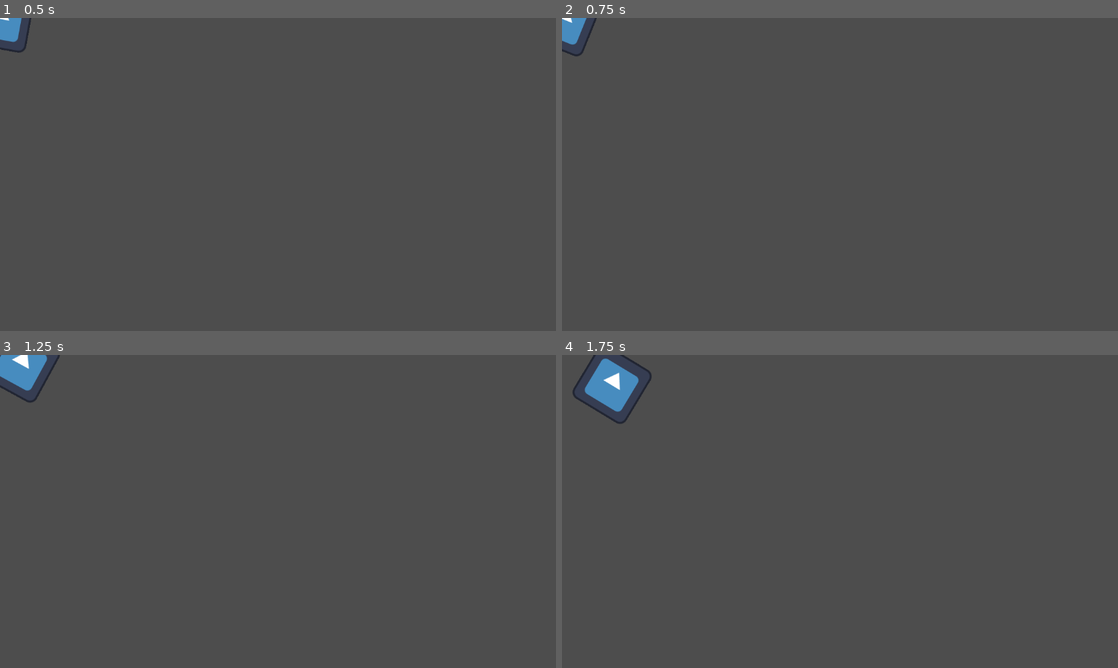
Above: before the commit, frames 1-4 (two rows, left to right).
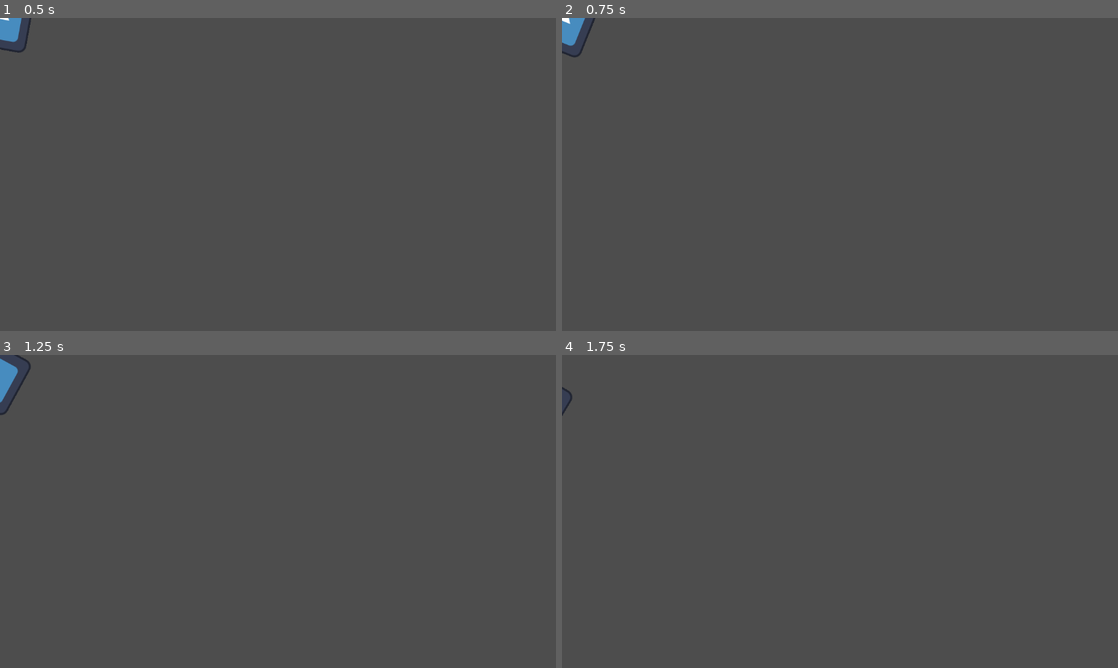
Above: after the commit, the same moments.

Repository: Statdk/rocket-rogue
Game: Godot game, scene res://player.tscn
Same seed, same stepped clock (60 frames per second), same inputs: the game is played once before the commit and once after it. The engine's default icon, where the game draws it, is replaced by a stand-in: a white triangle on a blue panel in a dark square.
Inputs (mouse positions are in pixels of both pictures, inside the frame that each line leads up to):
- Up to frame 1 (0.5 s): no input
- Up to frame 2 (0.75 s): move the mouse to (962, 158) at 0.52 s; hold D (move_right) from 0.53 s (still down)
- Up to frame 3 (1.25 s): keep holding D (move_right)
- Up to frame 4 (1.75 s): move the mouse to (728, 527) at 1.27 s; release D (move_right) at 1.28 s; hold S (move_backward) from 1.28 s (still down)

Frame 1 is identical in both runs. In frame 2, 0.1% of the frame differs, in the area x 0-7%, y 0-13%; in frame 3, 0.8%; in frame 4, 1.3%, in the area x 0-17%, y 0-22%.

Commit message:
Player front moved to right side

Diff:
--- a/player.gd
+++ b/player.gd
@@ -20,13 +20,13 @@
 
 	# Calculate 0-1 force mult for each input
 	if Input.is_action_pressed("move_forward"):
-		precalc_force.y -= direction_mult["forward"] * Input.get_action_strength("move_forward")
+		precalc_force.x += direction_mult["forward"] * Input.get_action_strength("move_forward")
 	if Input.is_action_pressed("move_backward"):
-		precalc_force.y += direction_mult["backward"] * Input.get_action_strength("move_backward")
+		precalc_force.x -= direction_mult["backward"] * Input.get_action_strength("move_backward")
 	if Input.is_action_pressed("move_left"):
-		precalc_force.x -= direction_mult["lateral"] * Input.get_action_strength("move_left")
+		precalc_force.y -= direction_mult["lateral"] * Input.get_action_strength("move_left")
 	if Input.is_action_pressed("move_right"):
-		precalc_force.x += direction_mult["lateral"] * Input.get_action_strength("move_right")
+		precalc_force.y += direction_mult["lateral"] * Input.get_action_strength("move_right")
 
 	# Apply overall mult
 	precalc_force *= linear_thrust
@@ -40,7 +40,7 @@
 		sin(rotation) * precalc_force.y
 
 	# Handle yaw forces
-	if mouse_control:
+	if mouse_control: # Implement PID LOOP?
 		var angle_to_mouse = position.angle_to_point(get_viewport().get_mouse_position())
 
 		var diff = rotation - angle_to_mouse
